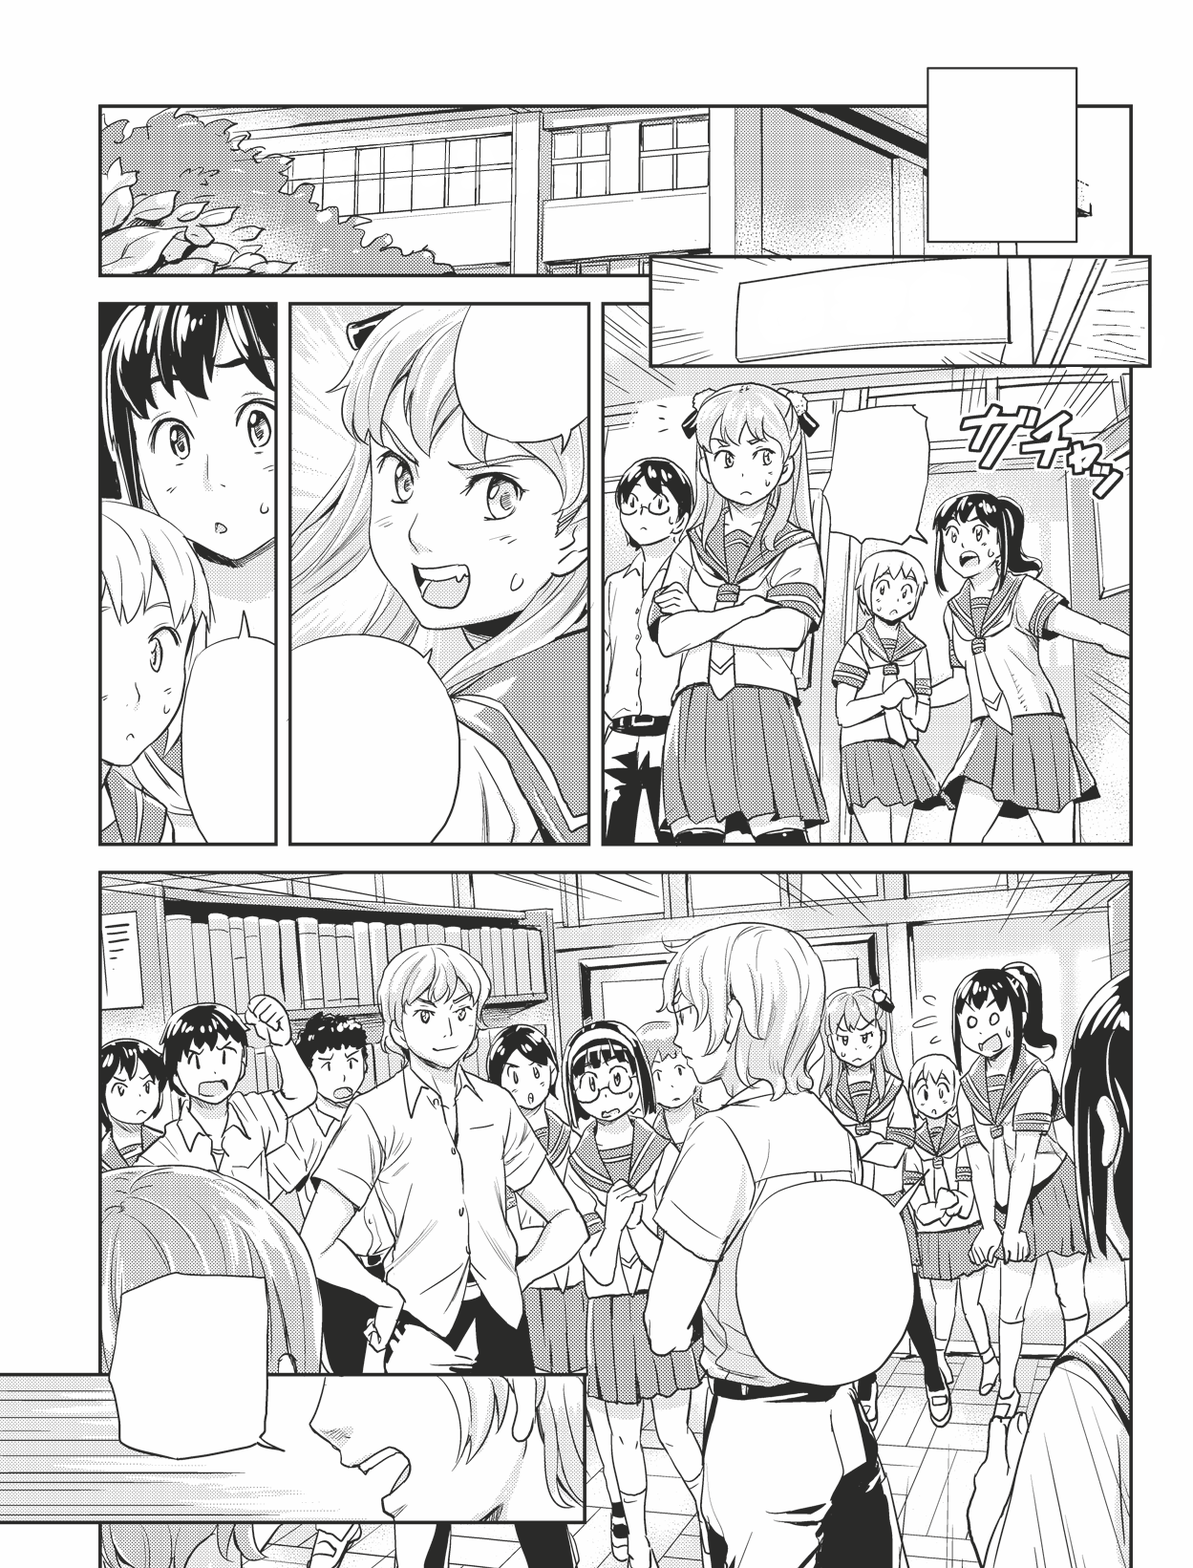
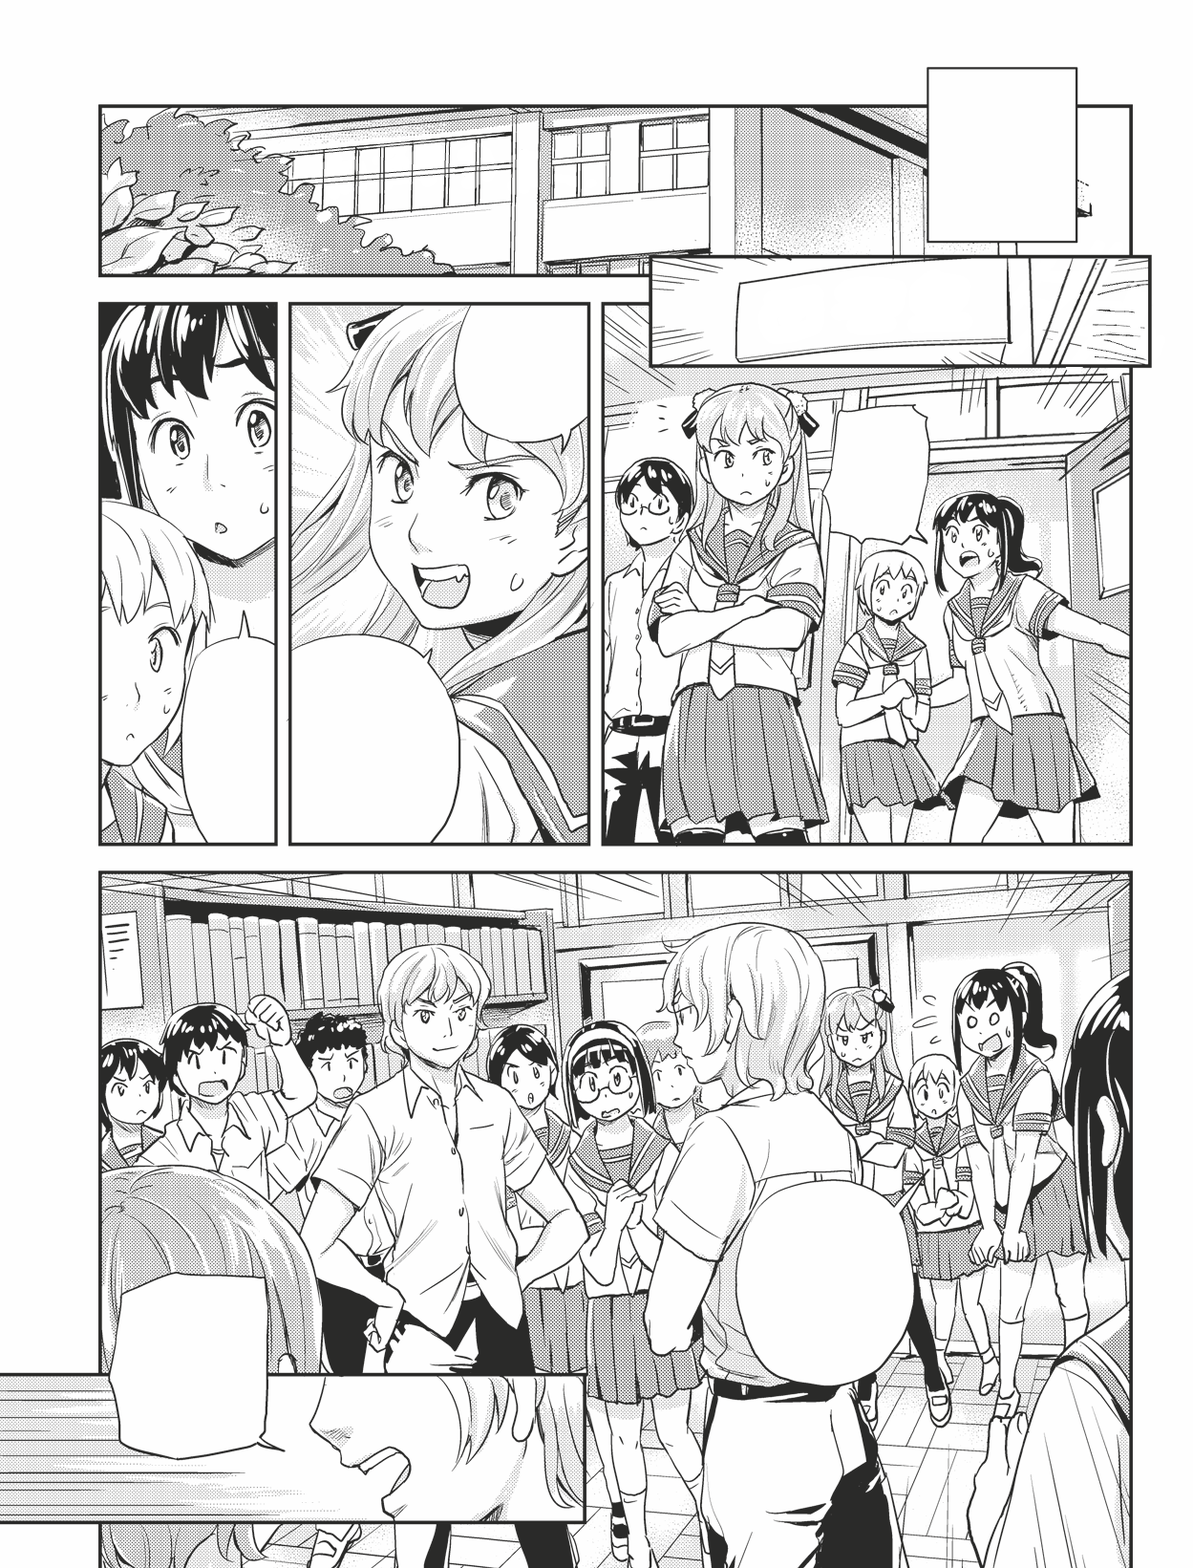
Revision of a layered 1193×1568 image; what changed, layer by layer:
added layer "recreate_text4_bg2" above "recreate_text4_bg1" over (x1=957, y1=455, x2=1067, y2=473)
added layer "recreate_text4_bg1" above "recreate_text4_lines" over (x1=1069, y1=418, x2=1130, y2=507)
added layer "recreate_text4_lines" above "remove_text4" over (x1=926, y1=376, x2=1131, y2=520)
added layer "remove_text4" above "recreate_text1_pattern" over (x1=952, y1=402, x2=1126, y2=501)